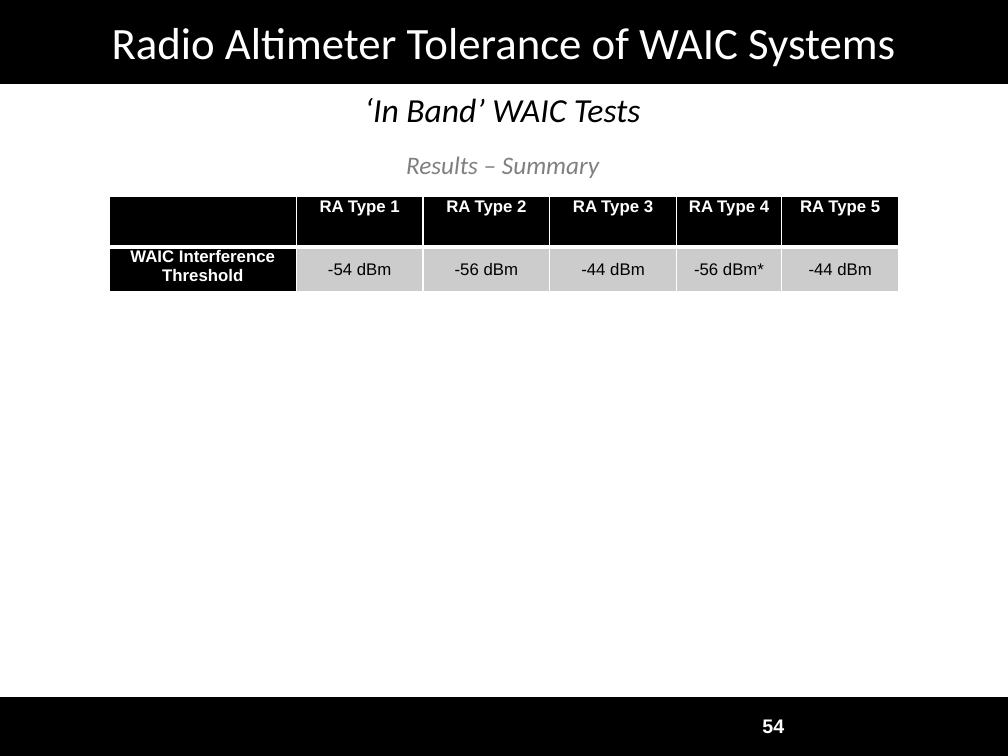
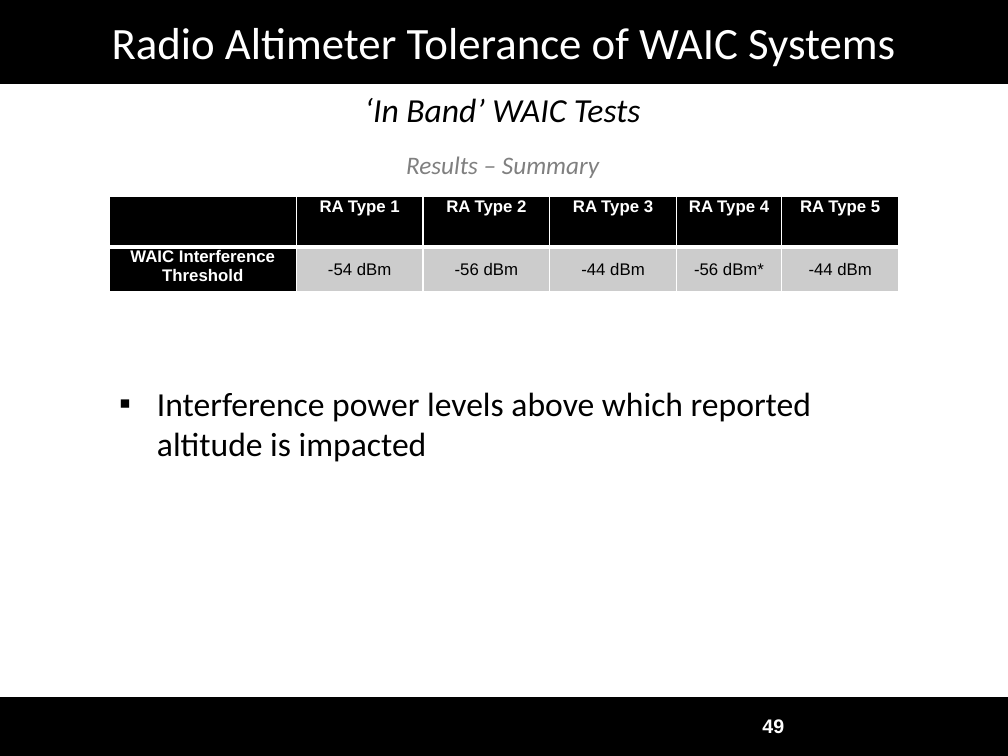
Before and after one commit to joshruff/masters_thesis, a slide deck: slide 49 of data/Defense_Presentation.pptx (slide 54 before the commit). Drawn at 1008x756 pixels with LibreOffice and Linux fonts; fonts in the diff are those of the drawing; background and template pictures are left out. Boxes give left, top, right and bottom in pixels: in the first picture for what was removed or moved away, otherwise in the second. Text is boxed around its words. In the diff, an @@ line names an element or a change of style, - is before the commit and + after.

```diff
--- a/data/Defense_Presentation.pptx
+++ b/data/Defense_Presentation.pptx
@@ text added at bbox=[157, 392, 811, 462], 24 pt, text #000000 @@
+▪ Interference power levels above which reported altitude is impacted
@@ page number at bbox=[762, 719, 784, 734]: text changed @@
-54
+49
```
Also in this commit, not shown: 2 other slides changed, 1 slide added, 10 other files.
